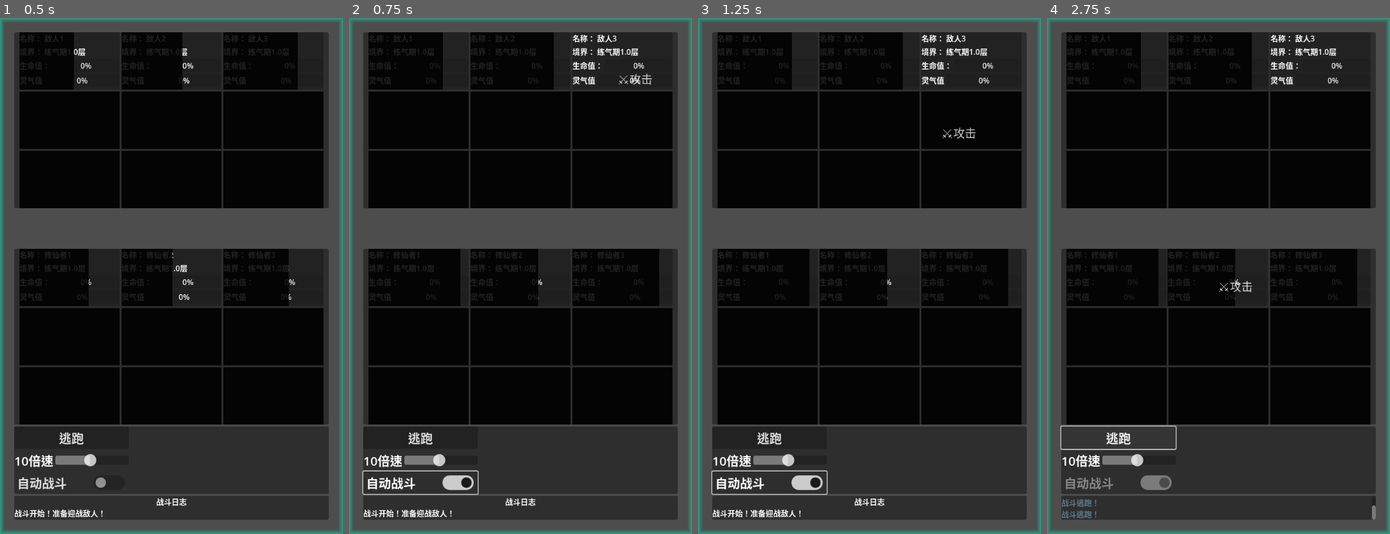
Above: before the commit, frames 1-4 (left to right).
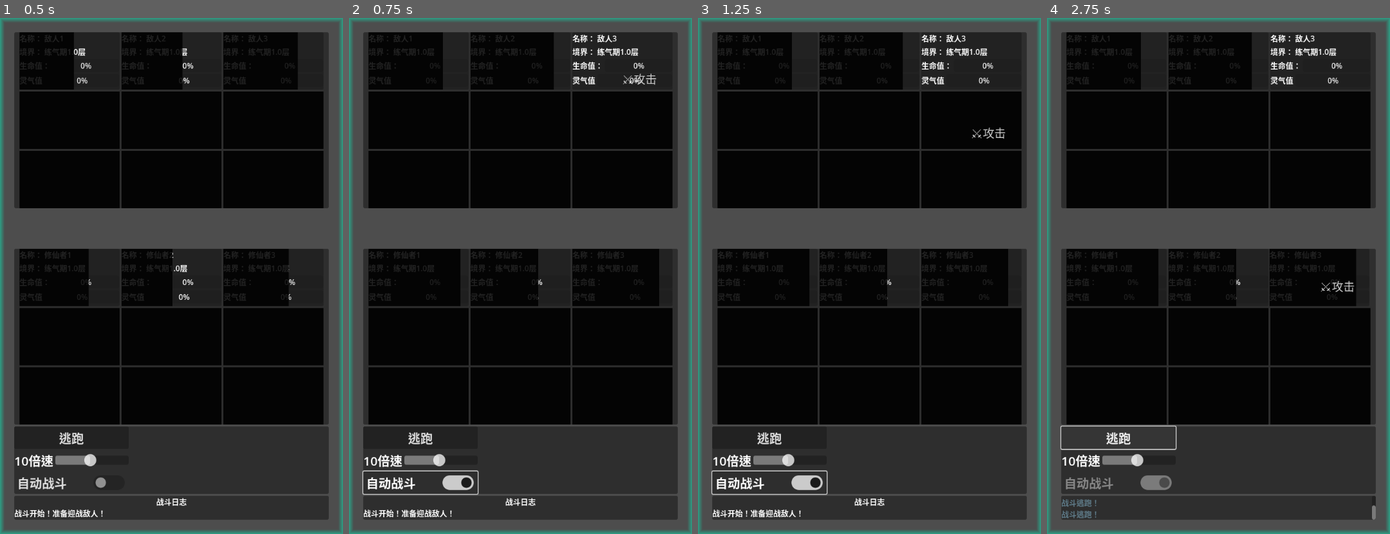
Above: after the commit, the same moments.

Repository: seven-it-work/godot-compoent
Game: Godot game, scene res://demo/战斗demo.tscn
Two runs of this game, one before a commit and one after it. Both use one fixed random seed, a clock stepped at 60 frames per second and the inputs below.
Inputs:
- Up to frame 1 (0.5 s): no input
- Up to frame 2 (0.75 s): click "自动战斗" at 0.5 s
- Up to frame 3 (1.25 s): no input
- Up to frame 4 (2.75 s): click "逃跑" at 1.25 s; click "逃跑" at 2 s

Frame 1 is identical in both runs. In frame 2, 0.1% of the frame differs, in the area x 78-90%, y 10-13%; in frame 3, 0.2%; in frame 4, 0.4%, in the area x 35-91%, y 44-56%.

Commit message:
refactor(战斗系统): 重构战斗逻辑支持自动和手动模式
- 添加类名定义 BattleCultivatorPanelContainer 和 TeamPanelContainer
- 移除未使用的队伍变量，改为直接使用参数
- 实现自动战斗逻辑，支持玩家手动选择目标
- 新增获取有效战斗面板的方法 get_valid_battle_panel_container
- 拆分攻击逻辑为 _攻击敌人 和 _执行攻击 方法
- 优化战斗流程处理，支持暂停后继续自动战斗

Diff:
--- a/godot-compoent/战斗/战斗中的人员面板.gd
+++ b/godot-compoent/战斗/战斗中的人员面板.gd
@@ -1,4 +1,5 @@
 extends PanelContainer
+class_name BattleCultivatorPanelContainer
 
 var _cultivator:Cultivator.BaseCultivator = Cultivator.BaseCultivator.new()
 # 在_process中 每次-1 直到为0 则认为冷却完成了。%"冷却"的宽度就是冷却进度。如果宽度为0 也是冷却完成了。
--- a/godot-compoent/战斗/战斗场景.gd
+++ b/godot-compoent/战斗/战斗场景.gd
@@ -1,8 +1,5 @@
 extends Control
 
-# 导入必要的类
-var _敌人队伍: Cultivator.CultivatorTeam = null
-var _玩家队伍: Cultivator.CultivatorTeam = null
 var _战斗状态 = "准备"
 var _战斗回合 = 0
 var _战斗日志 = []
@@ -44,15 +41,10 @@
 			_战斗计时器 = 0
 
 func 开始战斗(敌人队伍: Cultivator.CultivatorTeam, 玩家队伍: Cultivator.CultivatorTeam) -> void:
-	_敌人队伍 = 敌人队伍
-	# 更新UI显示
 	更新队伍UI显示($"PanelContainer/VBoxContainer/敌人队伍面板", 敌人队伍)
-
-	_玩家队伍 = 玩家队伍
-	# 更新UI显示
 	更新队伍UI显示($"PanelContainer/VBoxContainer/玩家队伍面板", 玩家队伍)
 
-	if _敌人队伍 and _玩家队伍:
+	if 敌人队伍 and 玩家队伍:
 		_战斗状态 = BATTLE_STATE_FIGHTING
 		添加战斗日志("战斗开始！准备迎战敌人！")
 	else:
@@ -68,6 +60,8 @@
 		container.修仙者行动.connect(_修仙者行动)
 	else:
 		Log.error("容器没有set_team方法")
+
+var _攻击者容器 = null
 
 func _修仙者行动(baseCultivator: Cultivator.BaseCultivator, team: Cultivator.CultivatorTeam) -> void:
 	if not baseCultivator:
@@ -84,23 +78,23 @@
 	if not 对手队伍容器:
 		Log.error("未找到对手队伍容器")
 		return
-	# 对手队伍中随机选择一个敌人
-	var 对手 = 对手队伍容器.get_team().get_valid_members().pick_random() as Cultivator.BaseCultivator
-	if not 对手:
-		Log.error("对手队伍中没有有效对手")
-		return
 	# 获取攻击者容器
 	var 攻击者容器 = 队伍容器.get_panel_container(baseCultivator)
 	if not 攻击者容器:
 		Log.error("未找到攻击者容器")
 		return
-	# 获取目标容器
-	var 对手容器 = 对手队伍容器.get_panel_container(对手)
-	if not 对手容器:
-		Log.error("未找到对手容器")
-		return
-	# 攻击敌人
-	_攻击敌人(攻击者容器, 对手容器)
+	# 如果是自动战斗，否则由玩家手动处理
+	if $"PanelContainer/VBoxContainer/玩家队伍面板"==队伍容器:
+		if %"自动战斗".button_pressed:
+			_攻击敌人(攻击者容器, 对手队伍容器)
+		else:
+			# 玩家手动攻击
+			_攻击者容器 = 攻击者容器
+			pass
+	else:
+		# 敌人自动攻击
+		_攻击敌人(攻击者容器, 对手队伍容器)
+
 
 func _获取队伍容器(team: Cultivator.CultivatorTeam) -> PanelContainer:
 	if team == $"PanelContainer/VBoxContainer/玩家队伍面板".get_team():
@@ -118,17 +112,25 @@
 	else:
 		return null
 
-func _攻击敌人(attacker: Control, target: Control) -> void:
+func _攻击敌人(attacker: BattleCultivatorPanelContainer, 敌人队伍面板: TeamPanelContainer) -> void:
+	# 默认的是随机一个敌人，如果有多个敌人，需要同时进行攻击
+	var 目标对象面板=敌人队伍面板.get_valid_battle_panel_container().pick_random() as BattleCultivatorPanelContainer
+	if not 目标对象面板:
+		Log.error("敌人队伍中没有有效对手")
+		return
+	var 目的敌人合计=[目标对象面板]
+	for i in 目的敌人合计:
+		_执行攻击(attacker, i)
+
+func _执行攻击(attacker: BattleCultivatorPanelContainer, target: BattleCultivatorPanelContainer):
 	var 攻击者对象=attacker.get_cultivator() as Cultivator.BaseCultivator
 	if not 攻击者对象:
 		Log.error("未找到攻击者对象")
 		return
 	var 目标对象=target.get_cultivator() as Cultivator.BaseCultivator
 	if not 目标对象:
-		Log.error("未找到目标对象")
-		return
-
-
+		Log.error("目标对象中没有有效对手")
+		return
 	# 计算伤害：攻击力减去防御力，至少造成1点伤害
 	var damage = max(1, roundf((攻击者对象.get_attack().get_value() - 目标对象.get_defense().get_value()) * 100) / 100)
 
@@ -210,6 +212,10 @@
 
 func _on_自动战斗_toggled(toggled_on: bool) -> void:
 	全局配置.set_是否自动战斗(toggled_on)
+	if toggled_on:
+		if 全局配置.get_战斗暂停():
+			if _攻击者容器:
+				_攻击敌人(_攻击者容器,$"PanelContainer/VBoxContainer/敌人队伍面板" )
 
 func _on_h_slider_value_changed(value: float) -> void:
 	%"倍速".get_node("Label").text = "%s倍速" % value
--- a/godot-compoent/战斗/队伍面板.gd
+++ b/godot-compoent/战斗/队伍面板.gd
@@ -1,4 +1,5 @@
 extends PanelContainer
+class_name TeamPanelContainer
 
 # 队伍数据
 var _team: Cultivator.CultivatorTeam = null: set = set_team
@@ -50,6 +51,18 @@
 func get_team() -> Cultivator.CultivatorTeam:
 	return _team
 
+## 获取有效的BattleCultivatorPanelContainer
+func get_valid_battle_panel_container() -> Array[BattleCultivatorPanelContainer]:
+	var result:Array[BattleCultivatorPanelContainer] = []
+	if not _team:
+		return result
+	for i in $GridContainer.get_children():
+		if i and i.has_method("get_cultivator"):
+			var cultivator = i.get_cultivator()
+			if cultivator and cultivator.is_alive():
+				result.append(i)
+	return result
+
 # 获取修仙者所在的容器
 func get_panel_container(cultivator: Cultivator.BaseCultivator) -> PanelContainer:
 	if not _team:
